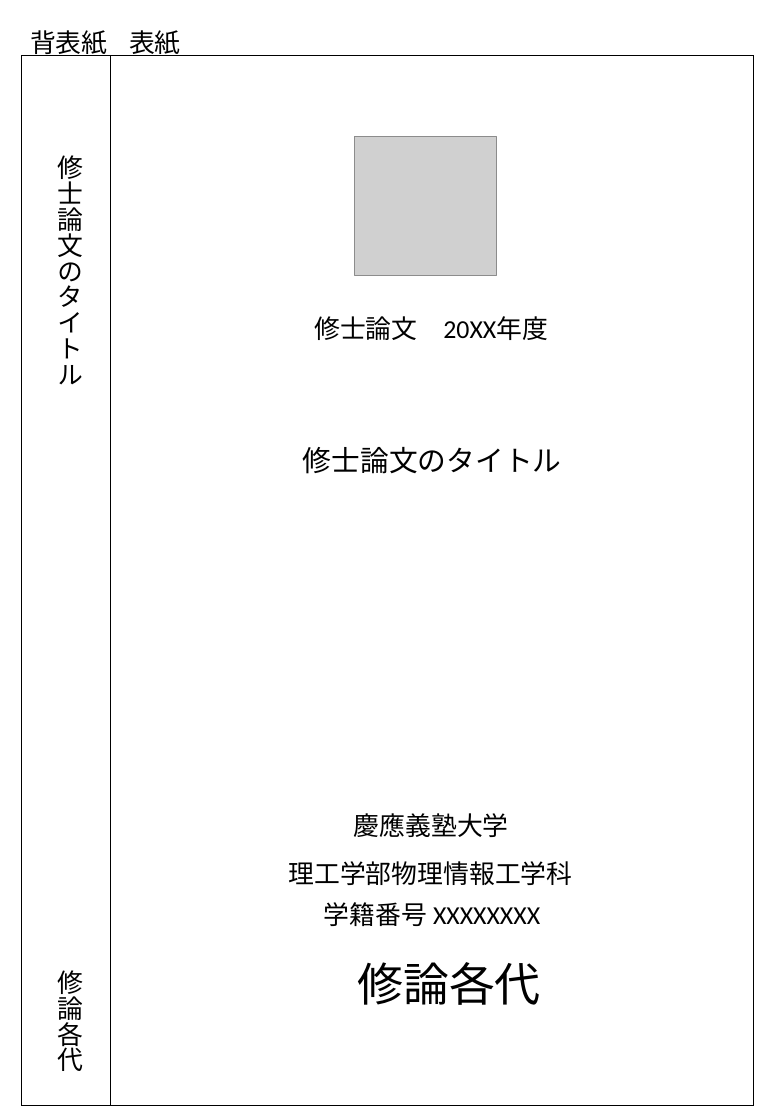
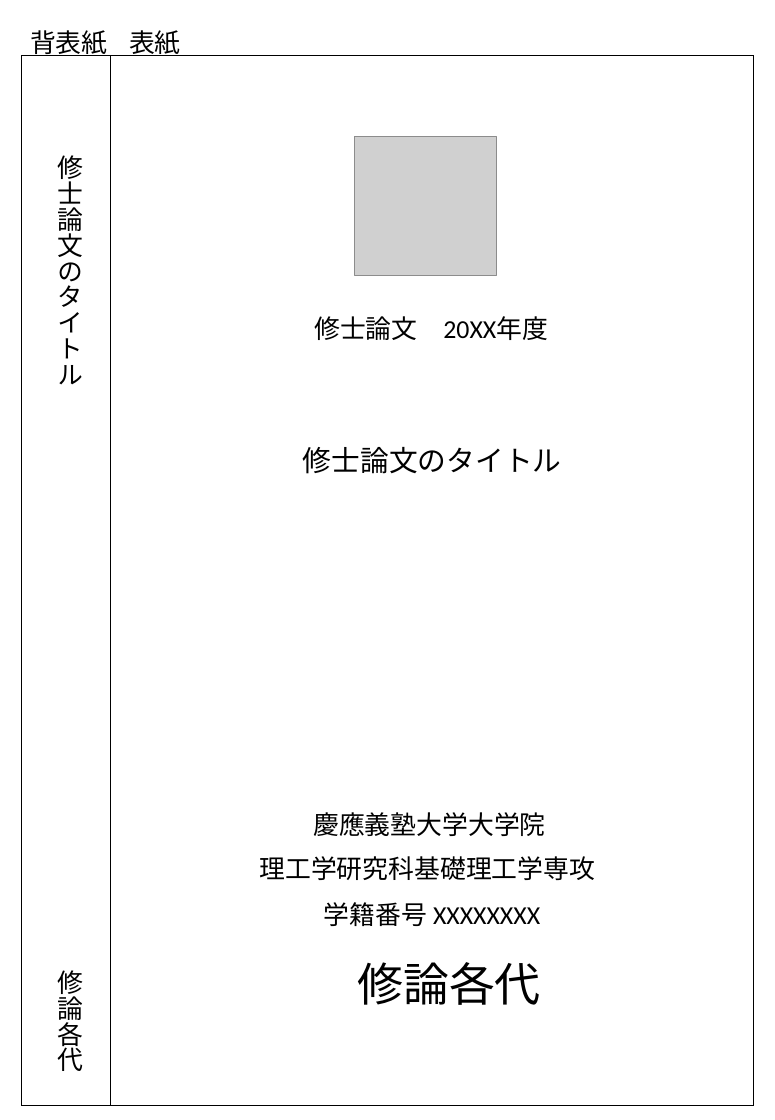
Before and after one commit to kaityo256/master_thesis, a slide deck: slide 1 of cover.pptx. Drawn at 775x1120 pixels with LibreOffice and Linux fonts; fonts in the diff are those of the drawing; grey boxes stand for pictures. Boxes give left, top, right and bottom in pixels: in the first picture for what was removed or moved away, otherwise in the second. Text is boxed around its words. In the diff, an @@ line names an element or a change of style, - is before the commit and + after.

Commit message:
:memo: updates cover.pptx

```diff
--- a/cover.pptx
+++ b/cover.pptx
@@ text at bbox=[313, 812, 545, 836]: text changed @@
-慶應義塾大学
+慶應義塾大学大学院
@@ text at bbox=[259, 856, 595, 880]: text changed @@
-理工学部物理情報工学科
+理工学研究科基礎理工学専攻
```
